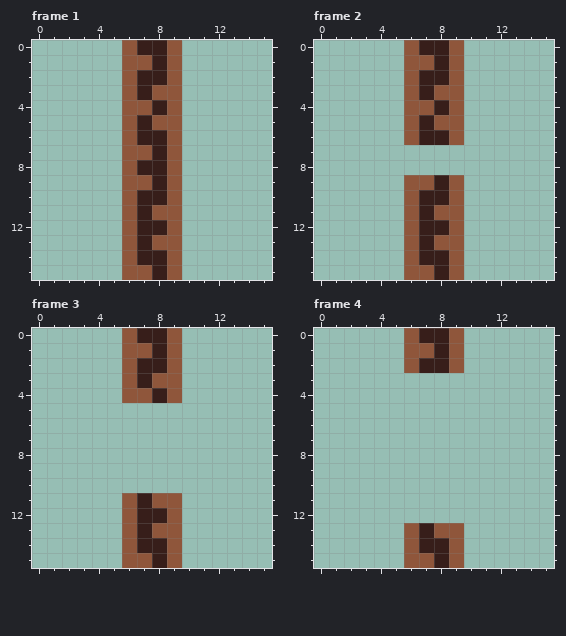
Pixel-art file: src/sprites/actors/door animation.ase. Above: the version before the commit.
16x16 pixels, 6 frames. Shown: frame 1, frame 2, frame 3, frame 4. The commit also changed other frames, which this record leaves out.
Once edited:
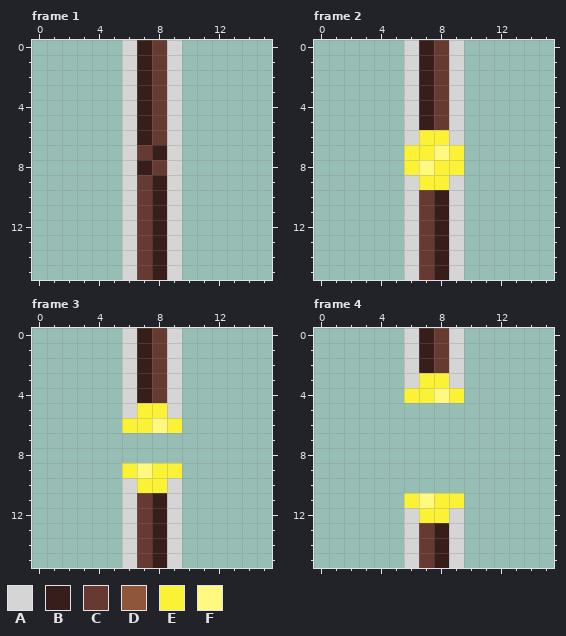
Palette (. is transparent): A #d5d5d5  B #371e1a  C #663931  D #8f563b  E #fbf236  F #fff982
Changes in this commit:
Changed rows in their new state; - is an unchanged pixel.
Frame 1:
first column x 6:
 0 A-CA
 1 ABCA
 2 A-CA
 3 A-CA
 4 ABCA
 5 A-CA
 6 A-CA
 7 AC-A
 8 A-CA
 9 AC-A
10 AC-A
11 ACBA
12 AC-A
13 ACBA
14 AC-A
15 AC-A
Frame 2:
first column x 6:
 0 A-CA
 1 ABCA
 2 A-CA
 3 A-CA
 4 ABCA
 5 A-CA
 6 AEEA
 7 EEFE
 8 EFEE
 9 AEEA
10 AC-A
11 ACBA
12 AC-A
13 ACBA
14 AC-A
15 AC-A
Frame 3:
first column x 6:
 0 A-CA
 1 ABCA
 2 A-CA
 3 A-CA
 4 ABCA
 5 AEEA
 6 EEFE
 9 EFEE
10 AEEA
11 ACBA
12 AC-A
13 ACBA
14 AC-A
15 AC-A
Frame 4:
first column x 6:
 0 A-CA
 1 ABCA
 2 A-CA
 3 AEEA
 4 EEFE
first column x 6:
11 EFEE
12 AEEA
13 ACBA
14 AC-A
15 AC-A
Pixel boxes of the changes (left, top, right, bottom) in both pictures:
changed: (122, 40, 182, 280)
changed: (404, 40, 464, 280)
changed: (122, 328, 182, 568)
changed: (404, 328, 464, 403)
changed: (404, 493, 464, 568)
